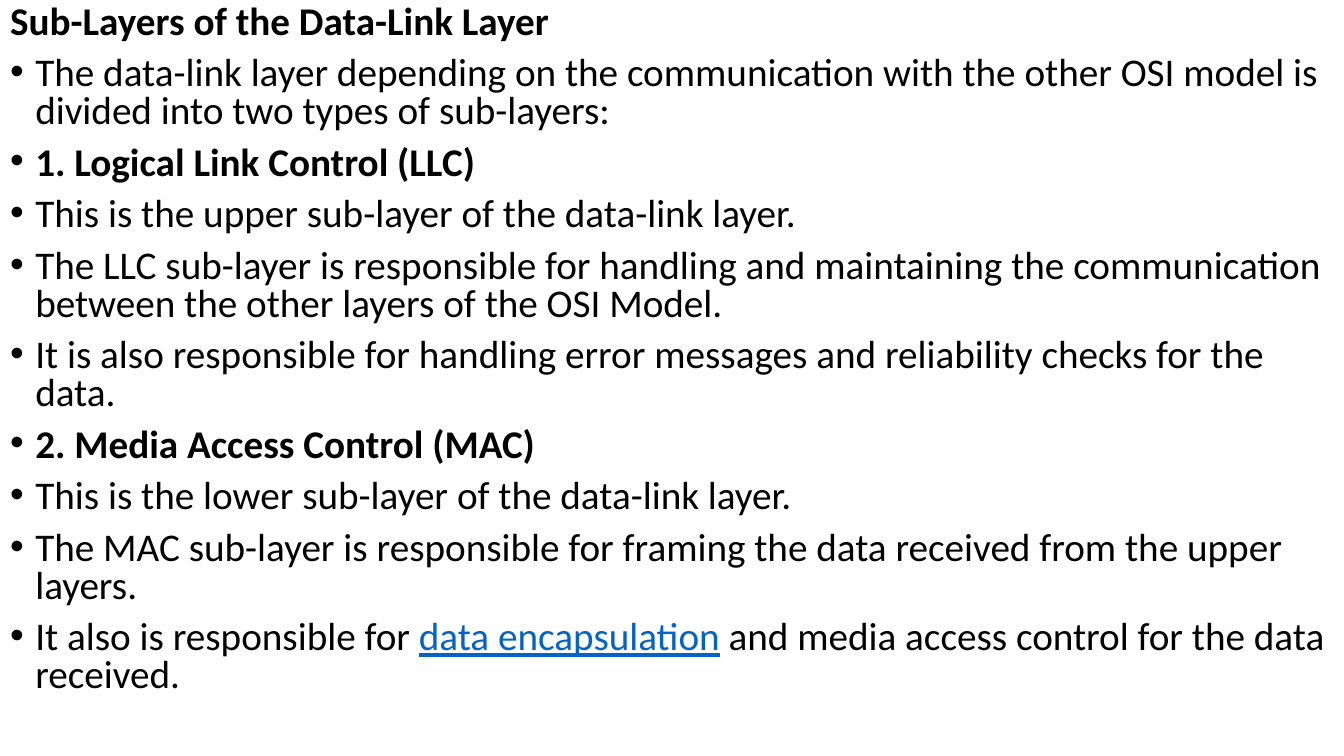
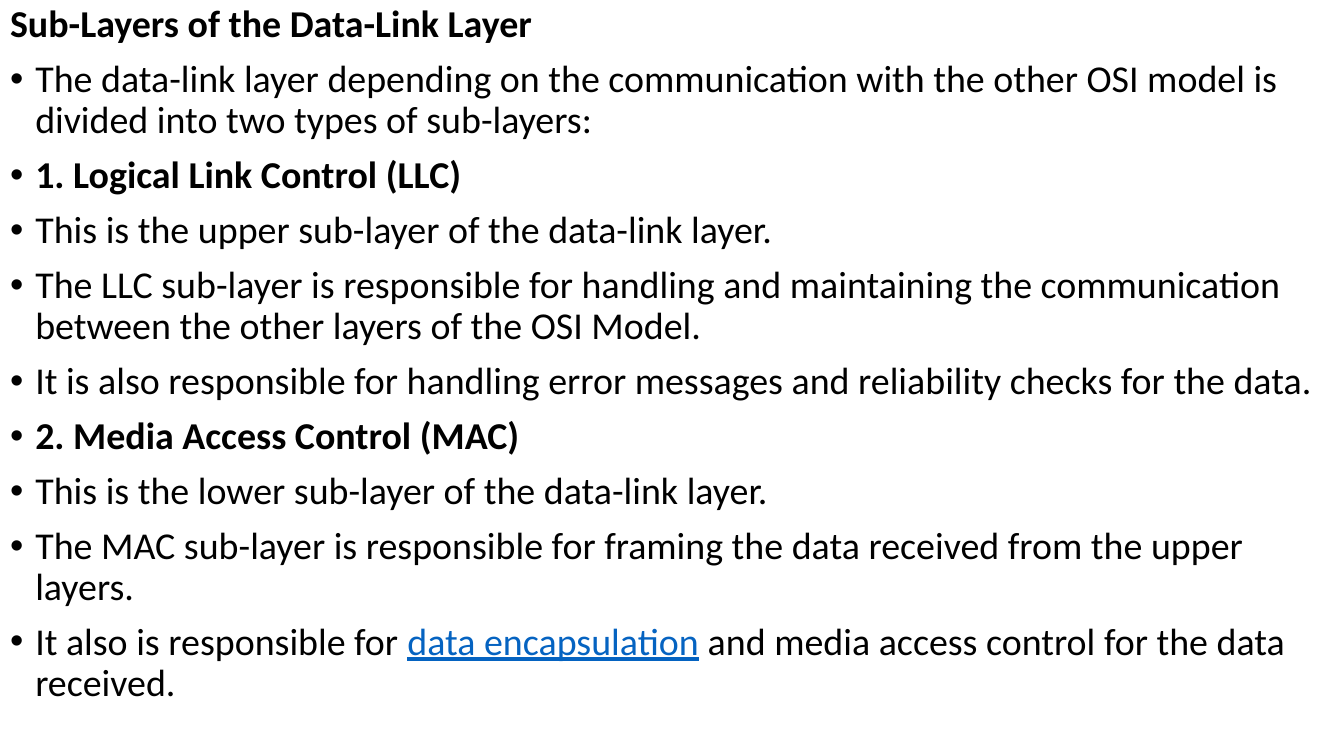
Before and after one commit to Mrcoderv/BCA-UnlimateNote-New, a slide deck: slide 7 of 5th sem/ComputerNetwork/Chapter new 5.pptx. Drawn at 1344x756 pixels with LibreOffice and Linux fonts; fonts in the diff are those of the drawing. Boxes give left, top, right and bottom in pixels: in the first picture for what was removed or moved away, otherwise in the second. Text is boxed around its words. In the diff, an @@ line names an element or a change of style, - is before the commit and + after.

```diff
--- a/5th sem/ComputerNetwork/Chapter new 5.pptx
+++ b/5th sem/ComputerNetwork/Chapter new 5.pptx
@@ text "Sub-Layers of the Data-Link Layer" at [10,10,1312,697]: size 28 to 27.1 pt; line spacing 0.8 to 0.9 @@
```
Also in this commit, not shown: 10 other slides changed, 39 other files.
